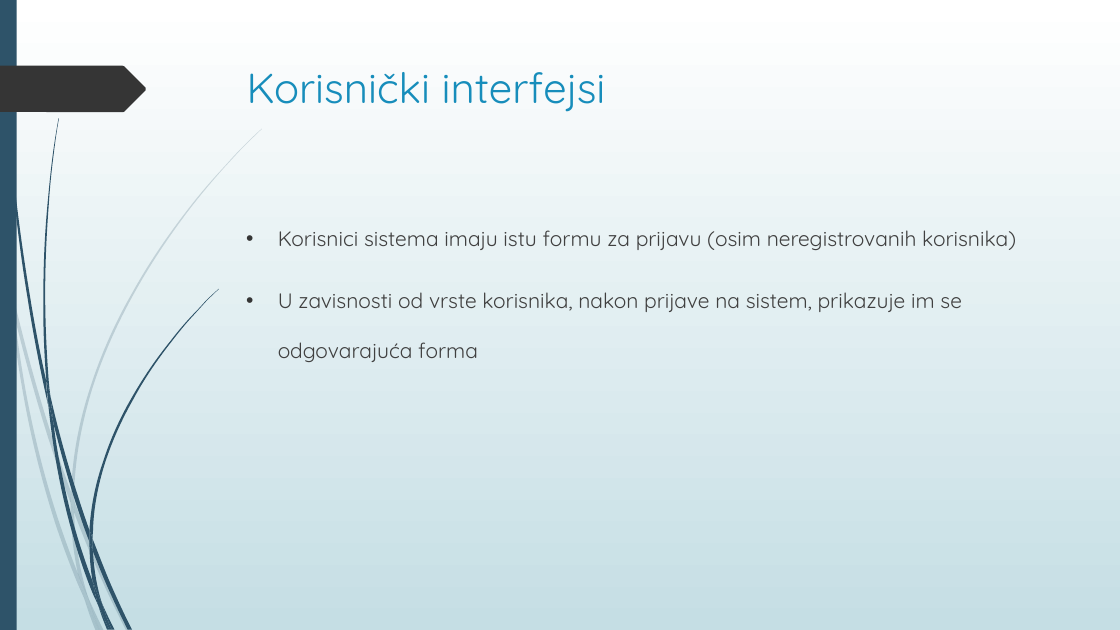
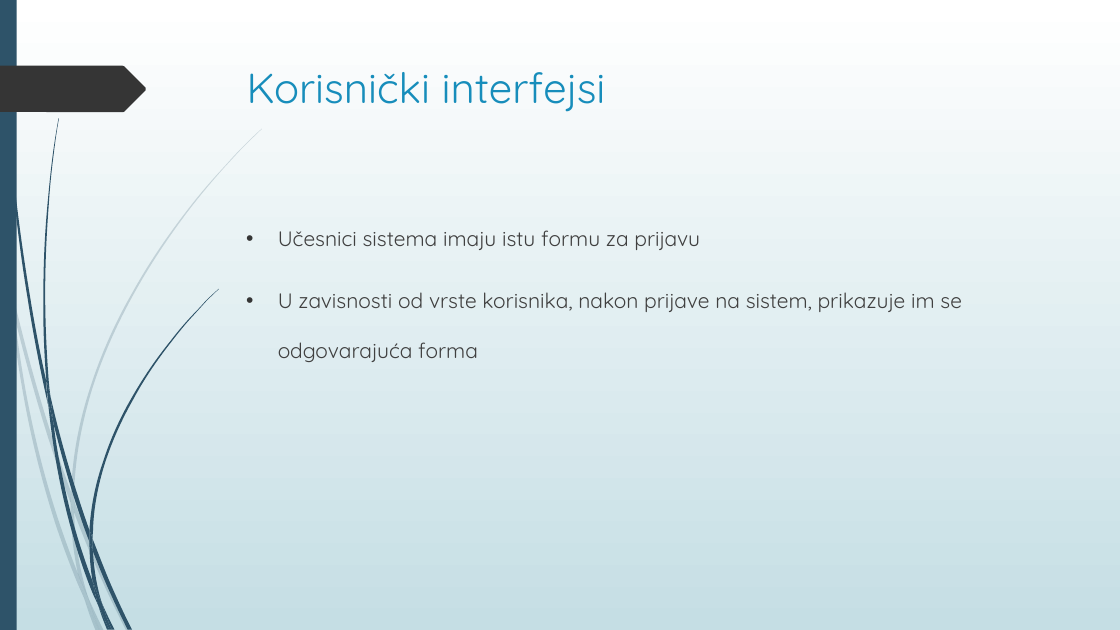
Before and after one commit to BNikola/ticketeer_old, a slide deck: slide 11 of Ticketeer.pptx. Drawn at 1120x630 pixels with LibreOffice and Linux fonts; fonts in the diff are those of the drawing. Boxes give left, top, right and bottom in pixels: in the first picture for what was removed or moved away, otherwise in the second. Text is boxed around its words. In the diff, an @@ line names an element or a change of style, - is before the commit and + after.

```diff
--- a/Ticketeer.pptx
+++ b/Ticketeer.pptx
@@ text at [278, 230, 700, 250]: text changed @@
-• Korisnici sistema imaju istu formu za prijavu (osim neregistrovanih korisnika)
+• Učesnici sistema imaju istu formu za prijavu
```
Also in this commit, not shown: 2 other slides changed.
